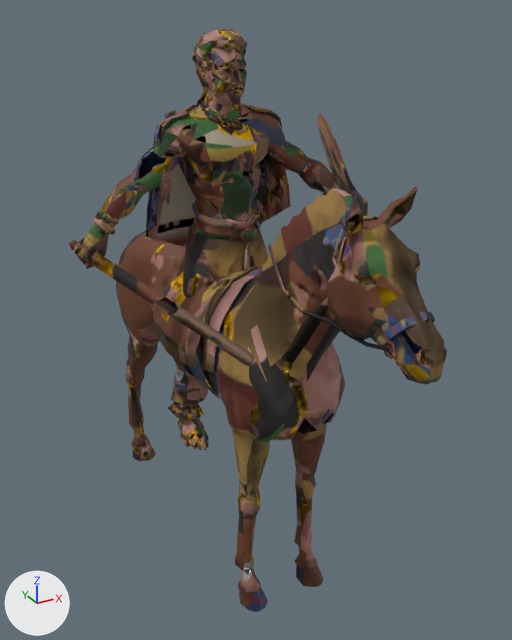
Before and after pictures for a commit that changed the glTF model public/battles/models/gallic-cavalry.glb.
Camera for both pictures: a camera (50 mm lens) standing at (-1.25, -2.7, 2.33) and looking at (0.08, -0.29, 1.13). The lights are fixed; the arrows at lower left show +X, +Y and +Z. The first picture is the older version. Objects named as collision shapes, trigger or cutter boxes, shadow casters or lower levels of detail are left out. Vertices at exactly the same position are counted once.

In view in the first picture: 'LOD0'.
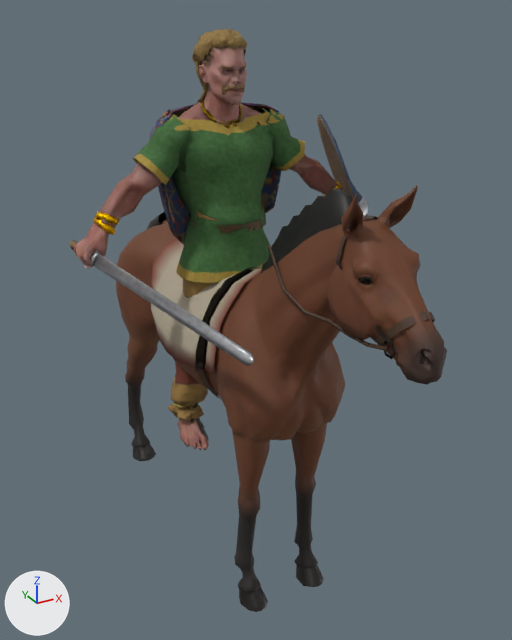
Where the change shows, as pixel boxes (x1, y1, x2, y2) in the pictures (512 x 640 px; the box of a moved part takes in the faces that stretch with it):
part 1 of me_lod0, added: after (263, 107, 305, 171)
part 2 of me_lod0, added (green): after (133, 116, 191, 185)
part 3 of me_lod0, added: after (189, 215, 266, 233)
part 4 of me_lod0, deleted: before (240, 228, 250, 242)
part 5 of me_lod0, moved or reshaped: before (99, 103, 343, 270); after (93, 98, 343, 283)
part 6 of me_lod0, surface changed: (69, 29, 447, 612) in both

The change in detail:
me_lod0 is used by ob_lod0; location (0.0, 0.0, 0.0).
me_lod0 had 4159 vertices, 7599 faces and spanned x -0.63..0.85, y -1.45..0.84, z 0.0..2.26.
me_lod0 now has 4367 vertices, 7749 faces and spans x -0.63..0.85, y -1.45..0.84, z 0.0..2.26.
me_lod0 part 1: a new loose piece of 40 vertices spanning x 0.1..0.37, y -0.24..-0.03, z 1.71..1.97, in mat_gallic_cavalry.
me_lod0 part 2: a new loose piece of 40 vertices spanning x -0.37..-0.1, y -0.24..-0.03, z 1.7..1.96, in mat_gallic_cavalry.
me_lod0 part 3: a new loose piece of 28 vertices spanning x -0.15..0.17, y -0.34..-0.04, z 1.53..1.56, in mat_gallic_cavalry.
me_lod0 part 4: the loose piece of 17 vertices spanning x 0.0..0.05, y -0.31..-0.27, z 1.47..1.54 is deleted.
me_lod0 part 5: 80 vertices moved from x -0.35..0.55, y -0.28..0.03, z 1.4..1.98 to x -0.39..0.55, y -0.28..0.01, z 1.4..1.98; 441 vertices removed from x -0.54..0.55, y -0.32..0.03, z 1.32..2.01; 549 vertices added at x -0.54..0.55, y -0.35..0.04, z 1.33..2.01.
me_lod0 part 6: 6354 kept faces spanning x -0.63..0.85, y -1.45..0.84, z 0.0..2.26 get new texture (UV) coordinates.
Other edits to the shape of me_lod0 do not show in these pictures.
